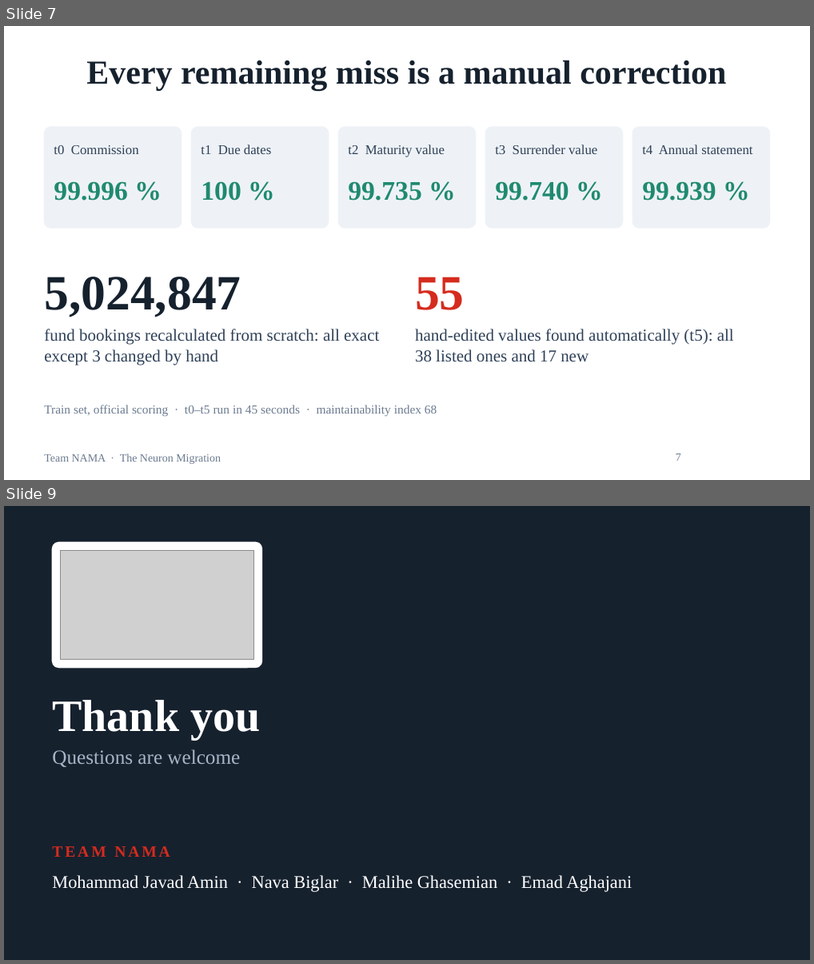
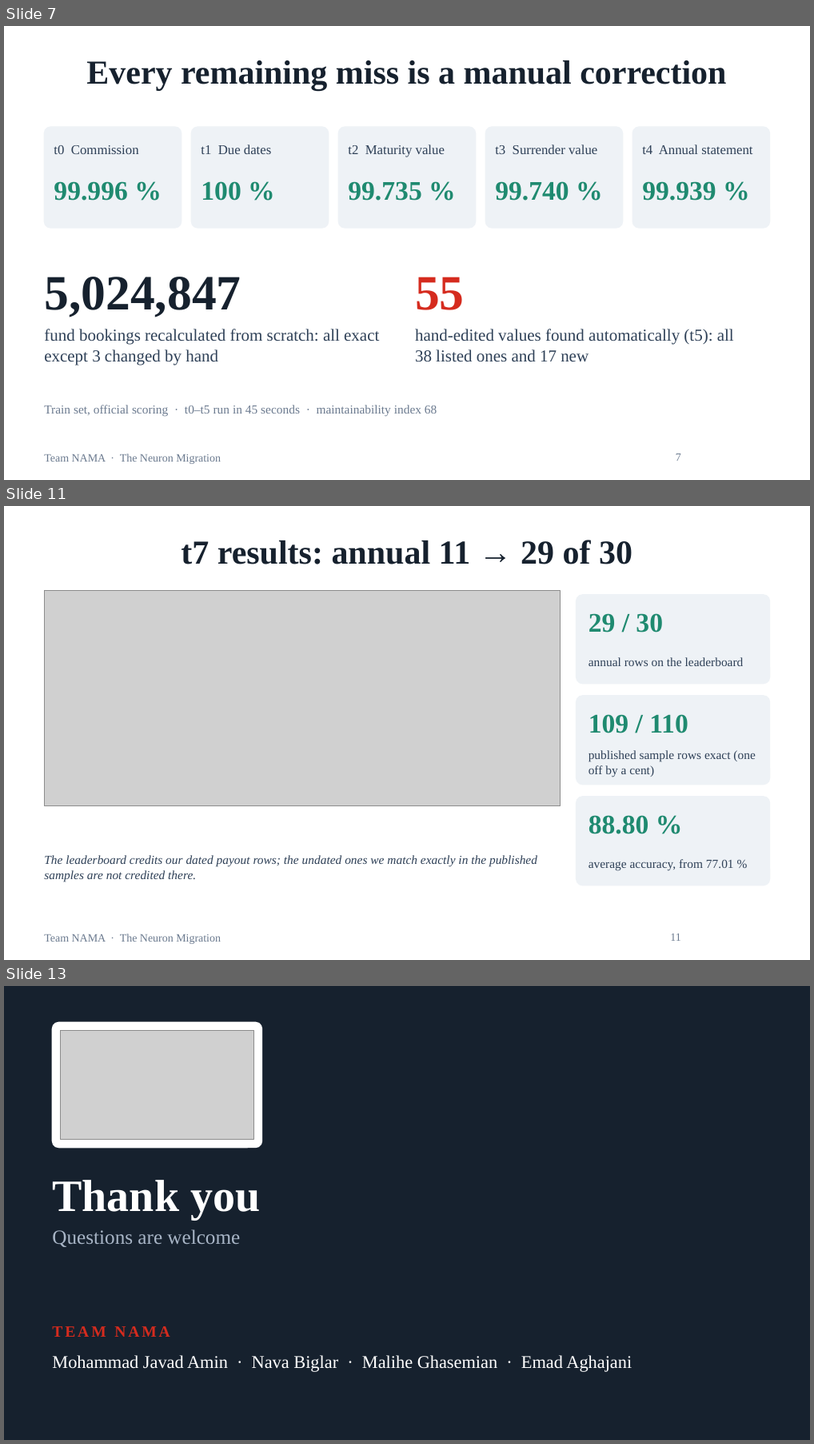
Before and after one commit to mj-amin-ece/Lifeware-Challenge, a slide deck: presentation/NAMA_Neuron_Migration.pptx. Shown one above the other, each under a label of ours: slides 7 and 9 before the commit, slides 7, 11 and 13 after it; the slides between them are not shown. The pictures are 814x964 and 814x1444 pixels, drawn with LibreOffice and Linux fonts; fonts in the diff are those of the drawing; grey boxes stand for pictures; background and template pictures are left out. Boxes give left, top, right and bottom in pixels: in the first picture for what was removed or moved away, otherwise in the second. Text is boxed around its words. In the diff, an @@ line names an element or a change of style, - is before the commit and + after.

Commit message:
Deck and video script: five t7 slides (method, one rule per mismatch, Italian split, results, the law) with the new plots

```diff
--- a/presentation/NAMA_Neuron_Migration.pptx
+++ b/presentation/NAMA_Neuron_Migration.pptx
@@ slide 11 added at (4,506,810,960), background #FFFFFF; not listed: 1 template element that a slide beside it also shows @@
@@ title added at (181,540,633,564), 30 pt, text #16212E, bold @@
+t7 results: annual 11 → 29 of 30
@@ picture added at (44,591,561,806) @@
@@ rounded rectangle added at (577,595,770,684), fill #EEF2F6, outline #EEF2F6 1 pt @@
@@ text added at (589,613,663,632), 24 pt, text #1F8A70, bold @@
+29 / 30
@@ text added at (589,657,744,666), 11 pt, text #2E4057 @@
+annual rows on the leaderboard
@@ rounded rectangle added at (577,696,770,784), fill #EEF2F6, outline #EEF2F6 1 pt @@
@@ text added at (589,714,689,733), 24 pt, text #1F8A70, bold @@
+109 / 110
@@ text added at (589,750,755,777), 11 pt, text #2E4057 @@
+published sample rows exact (one off by a cent)
@@ rounded rectangle added at (577,796,770,885), fill #EEF2F6, outline #EEF2F6 1 pt @@
@@ text added at (589,815,650,834), 24 pt, text #1F8A70, bold @@
+88.80 %
@@ text added at (44,855,538,882), 11 pt, text #2E4057, italic @@
+The leaderboard credits our dated payout rows; the undated ones we match exactly in the published samples are not credited there.
@@ text added at (589,859,734,870), 11 pt, text #2E4057 @@
+average accuracy, from 77.01 %
@@ page number added at (670,933,681,940), 10 pt, text #6B7A8F @@
+11
@@ what was slide 9 is now slide 13 @@
```
Also in this commit, not shown: 4 other slides added, 1 slide removed, 2 other files.
